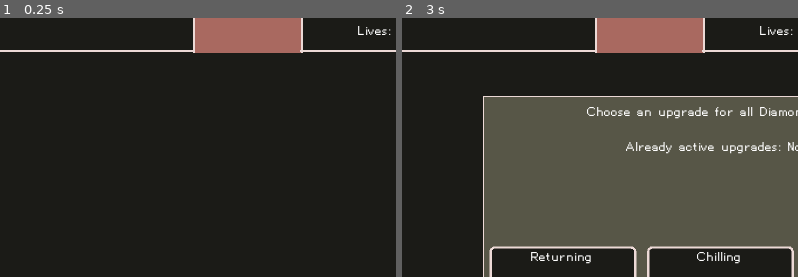
Above: before the commit, frames 1-2 (left to right).
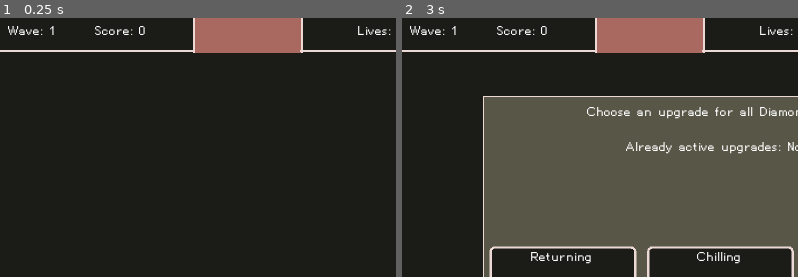
Above: after the commit, the same moments.

Repository: nolenroyalty/ReShape-TD
Game: Godot game, scene res://Main.tscn
The game is run twice, just before and just after one commit, with the same random seed, the same clock (stepped at 60 frames per second) and the same inputs.
Inputs (mouse positions are % of the whole screen's width and height, from its top left):
- Up to frame 1 (0.25 s): no input
- Up to frame 2 (3 s): click (90, 11) at 0.5 s; click (83, 11) at 1.25 s; click (97, 11) at 2 s; click "Reshape (75 gold)" at 2.75 s
The pictures show only the part of the screen within x 10-60%, y 0-50%; the shares and areas given below are measured in that part.

The runs differ from the first frame. In frame 1, 0.4% of the frame differs, in the area x 2-37%, y 3-7%; in frame 2, 0.4%.

Commit message:
score display

Diff:
--- a/Main.tscn
+++ b/Main.tscn
@@ -6,6 +6,7 @@
 [ext_resource path="res://ui/IndividualViewer.tscn" type="PackedScene" id=4]
 [ext_resource path="res://Lives.gd" type="Script" id=5]
 [ext_resource path="res://Gold.gd" type="Script" id=6]
+[ext_resource path="res://Score.gd" type="Script" id=7]
 
 [node name="Main" type="Node2D"]
 script = ExtResource( 3 )
@@ -22,7 +23,7 @@
 [node name="IndividualViewer" parent="." instance=ExtResource( 4 )]
 position = Vector2( 560, 288 )
 
-[node name="Control" type="GridContainer" parent="."]
+[node name="LivesAndGold" type="GridContainer" parent="."]
 margin_left = 384.0
 margin_top = 7.0
 margin_right = 543.0
@@ -30,15 +31,35 @@
 custom_constants/hseparation = 33
 columns = 3
 
-[node name="Lives" type="Label" parent="Control"]
+[node name="Lives" type="Label" parent="LivesAndGold"]
 margin_right = 47.0
 margin_bottom = 14.0
 text = "Lives: 20"
 script = ExtResource( 5 )
 
-[node name="Gold" type="Label" parent="Control"]
+[node name="Gold" type="Label" parent="LivesAndGold"]
 margin_left = 80.0
 margin_right = 129.0
 margin_bottom = 14.0
 text = "Gold: 200"
 script = ExtResource( 6 )
+
+[node name="WaveAndScore" type="GridContainer" parent="."]
+margin_left = 78.0
+margin_top = 7.0
+margin_right = 197.0
+margin_bottom = 23.0
+custom_constants/hseparation = 33
+columns = 2
+
+[node name="Wave" type="Label" parent="WaveAndScore"]
+margin_right = 41.0
+margin_bottom = 14.0
+text = "Wave: 1"
+
+[node name="Score" type="Label" parent="WaveAndScore"]
+margin_left = 74.0
+margin_right = 119.0
+margin_bottom = 14.0
+text = "Score: 0"
+script = ExtResource( 7 )
--- /dev/null
+++ b/Score.gd
@@ -0,0 +1,7 @@
+extends Label
+
+func score_updated(amount):
+	text = "Score: %s" % amount
+
+func _ready():
+	var _ignore = State.connect("score_updated", self, "score_updated")
--- a/creeps/CreepGeneric.gd
+++ b/creeps/CreepGeneric.gd
@@ -215,8 +215,11 @@
 
 		# handle_collides(planned_move, remaining_velocity)
 
+func score_amount():
+	if is_boss: return 50
+	else: return 10
+
 var began_to_die = false
-
 func begin_dying():
 	if began_to_die:
 		return
@@ -225,6 +228,7 @@
 		target.queue_free()
 
 	began_to_die = true
+	State.add_score(score_amount())
 	emit_signal("died")
 	emit_signal("freed_for_whatever_reason")
 	call_deferred("queue_free")
--- a/globals/State.gd
+++ b/globals/State.gd
@@ -3,10 +3,12 @@
 signal game_over
 signal gold_updated(amount)
 signal lives_updated(amount)
+signal score_updated(amount)
 
 var gold = 200
 var lives = 20
 var debug = true
+var score = 0
 
 func add_gold(amount):
 	gold += int(amount)
@@ -22,8 +24,13 @@
 		return true
 	return false
 
+func add_score(amount):
+	score += int(amount)
+	emit_signal("score_updated", score)
+
 func lose_life():
 	lives -= 1
+	add_score(-20)
 	if lives <= 0:
 		emit_signal("game_over")
 	else:
Not shown: 1 places in Main.tscn that only renumber resources
